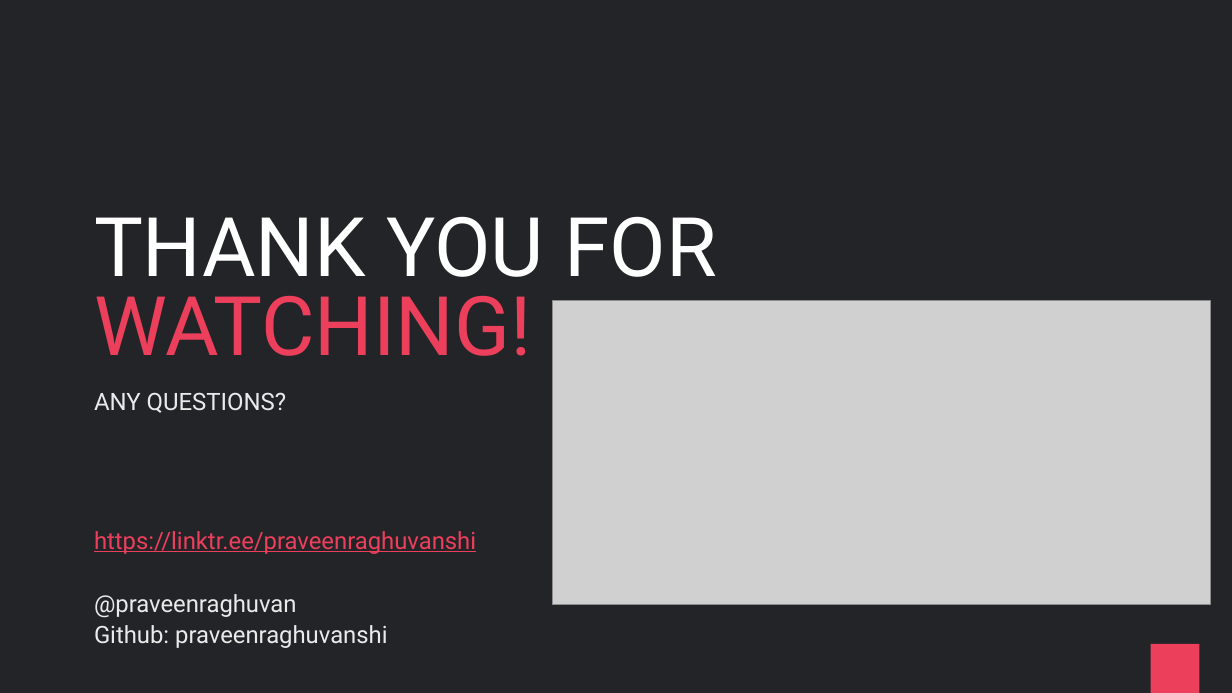
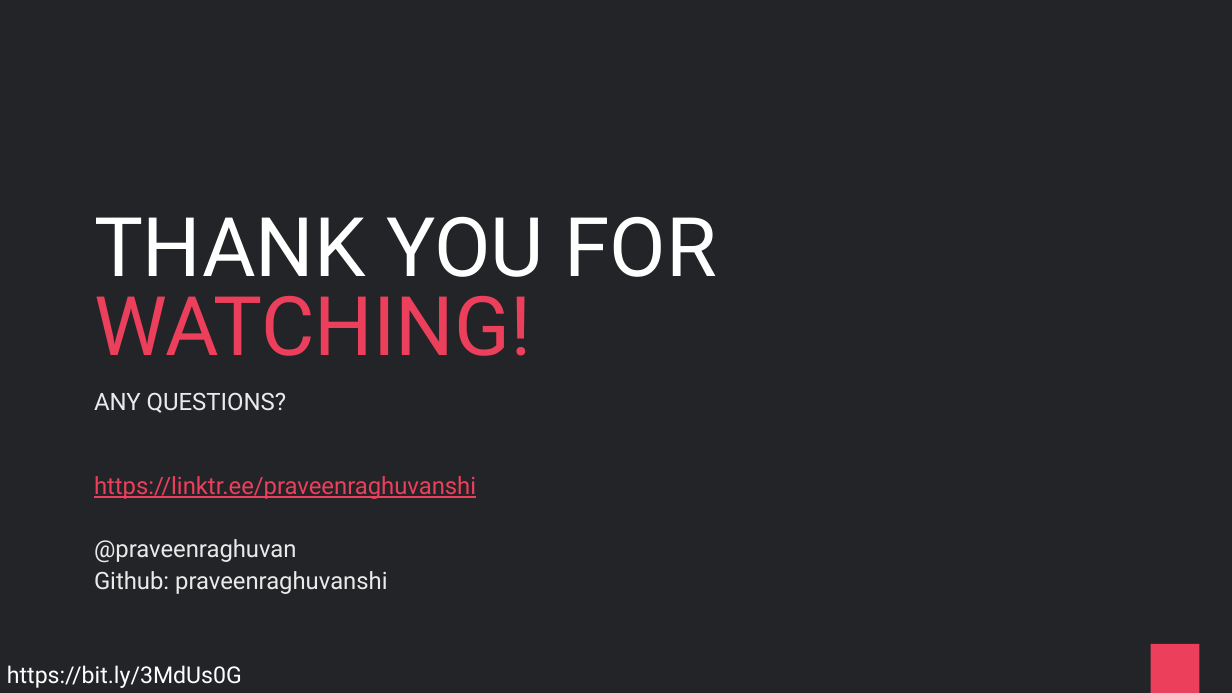
Before and after one commit to praveenraghuvanshi/tech-sessions, a slide deck: slide 16 of 13052022-AI-ML-Bangalore-Meetup/cricket-analytics.pptx. Drawn at 1232x693 pixels with LibreOffice and Linux fonts; fonts in the diff are those of the drawing; grey boxes stand for pictures. Boxes give left, top, right and bottom in pixels: in the first picture for what was removed or moved away, otherwise in the second. Text is boxed around its words. In the diff, an @@ line names an element or a change of style, - is before the commit and + after.

```diff
--- a/13052022-AI-ML-Bangalore-Meetup/cricket-analytics.pptx
+++ b/13052022-AI-ML-Bangalore-Meetup/cricket-analytics.pptx
@@ picture removed at bbox=[553, 300, 1210, 604] @@
@@ text "https://linktr.ee/praveenraghuvanshi": place and size @@
-text "https://linktr.ee/praveenraghuvanshi" at bbox=[94, 531, 476, 648]
+text "https://linktr.ee/praveenraghuvanshi" at bbox=[94, 476, 476, 594]
@@ text added at bbox=[7, 665, 242, 688], 27 pt, text #FFFFFF @@
+https://bit.ly/3MdUs0G
```
Also in this commit, not shown: 15 other slides changed, 2 other files.
